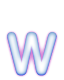
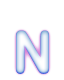
Layers edited between the first and the second 64x80 image:
hid group "Q - P" (10 layers) over [7, 29, 57, 76]
hid "W", painted on it over [7, 32, 57, 76]
showed group "Z - M" (7 layers) over [11, 29, 53, 75]
showed "N", painted on it over [16, 30, 49, 74]